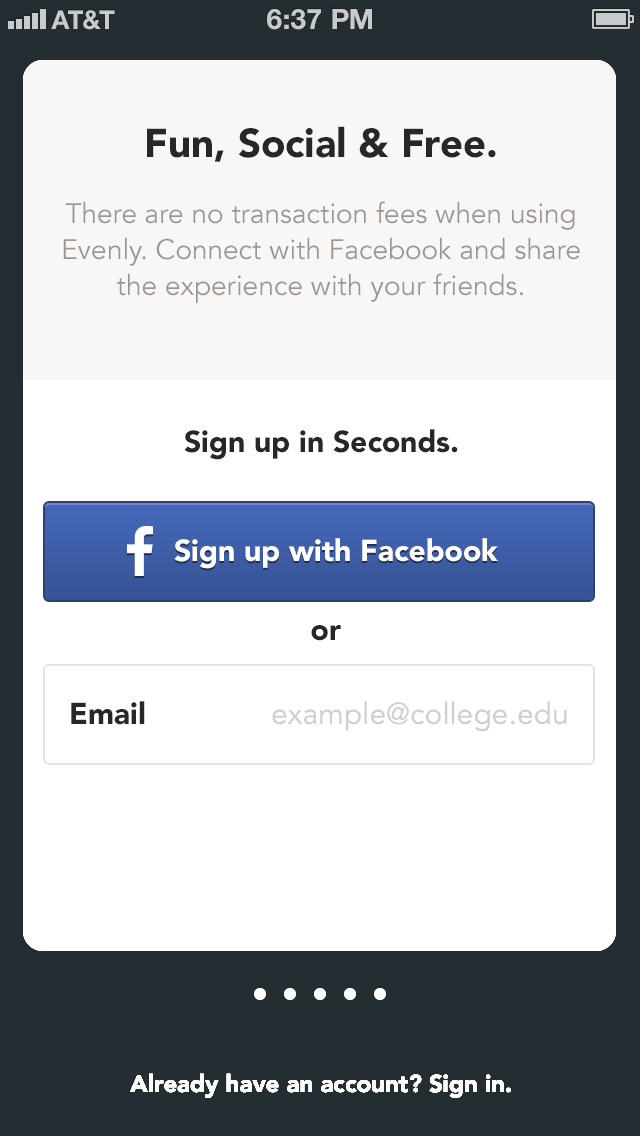
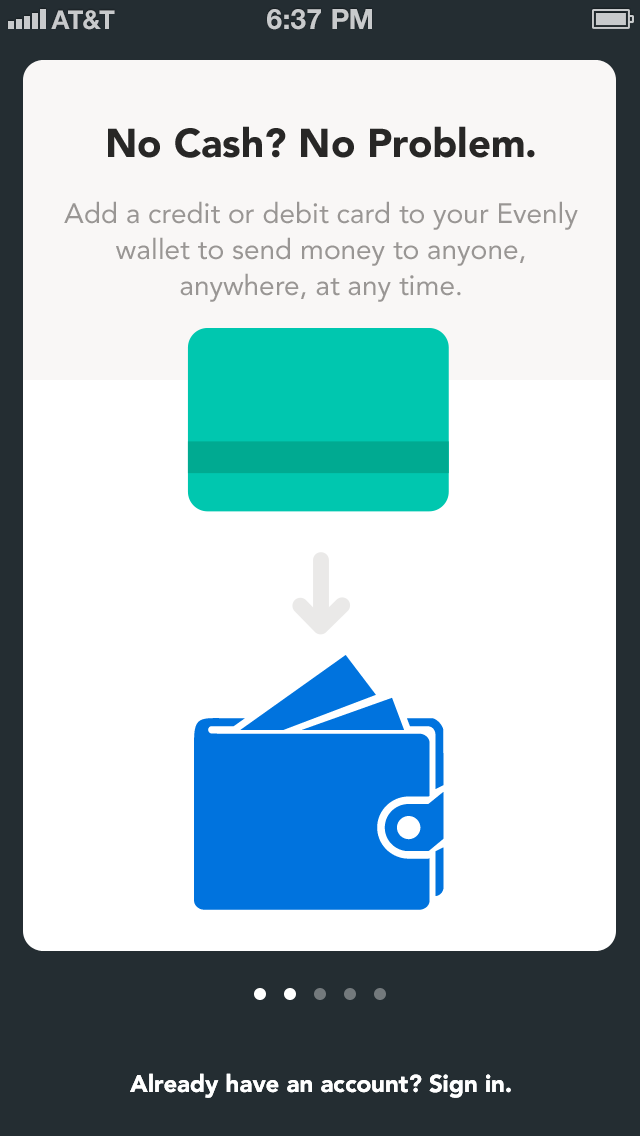
Layer changes from the first (640, 1136) image to the second:
hid group "5" (18 layers) over bbox(23, 60, 616, 1098)
painted on "Shape 4", unmasked it over bbox(127, 526, 153, 576)
painted on "Rounded Rectangle 1 copy 43" (7th of 8, in "5"), unmasked it over bbox(45, 503, 593, 600)
painted on "Rounded Rectangle 1 copy 43" (8th of 8, in "5"), unmasked it over bbox(45, 666, 593, 763)
painted on "Ellipse 1" (2nd of 26, in "5"), unmasked it over bbox(254, 988, 266, 1000)
painted on "Ellipse 1" (3rd of 26, in "5"), unmasked it over bbox(284, 988, 296, 1000)
painted on "Ellipse 1" (4th of 26, in "5"), unmasked it over bbox(374, 988, 386, 1000)
painted on "Ellipse 1" (5th of 26, in "5"), unmasked it over bbox(344, 988, 356, 1000)
unmasked "Rectangle 8" over bbox(23, 380, 616, 951)
painted on "Rounded Rectangle 1" (1st of 4, in "5"), unmasked it over bbox(23, 60, 616, 951)
hid group "4" (11 layers) over bbox(23, 60, 616, 1098)
unmasked "Rectangle 2" (1st of 3, in "4") over bbox(23, 380, 616, 951)
painted on "Rounded Rectangle 1" (2nd of 4, in "4"), unmasked it over bbox(23, 60, 616, 951)
hid group "3" (11 layers) over bbox(23, 60, 616, 1098)
unmasked "Rectangle 2" (2nd of 3, in "3") over bbox(23, 380, 616, 951)
painted on "Rounded Rectangle 1" (3rd of 4, in "3"), unmasked it over bbox(23, 60, 616, 951)
added layer "Vector Smart Object" in group "2" over bbox(194, 655, 444, 910)
added layer "Shape 8" in group "2" over bbox(144, 664, 524, 910)
unmasked "Rectangle 2" (3rd of 3, in "2") over bbox(23, 380, 616, 951)
painted on "Rounded Rectangle 1" (4th of 4, in "2"), unmasked it over bbox(23, 60, 616, 951)
painted on "Shape 3" (2nd of 2, in "1" › "ob-logo-tag@2x.png"), unmasked it over bbox(259, 451, 382, 502)
painted on "Shape 1" (3rd of 3, in "1" › "ob-logo-tag@2x.png"), unmasked it over bbox(259, 364, 382, 436)
painted on "Shape 7", unmasked it over bbox(192, 328, 447, 552)
…and 21 more changes (21 mask, 21 painted)
